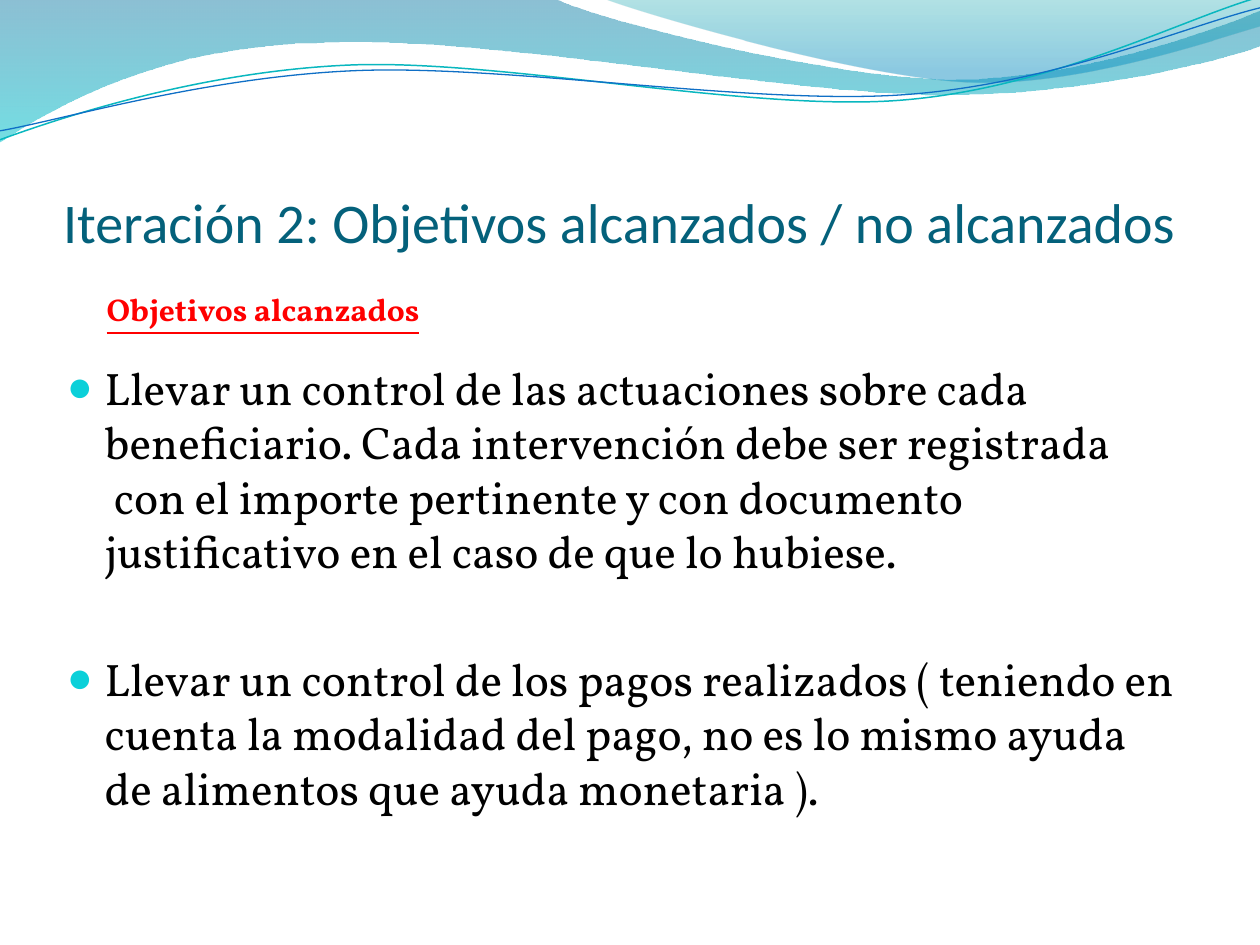
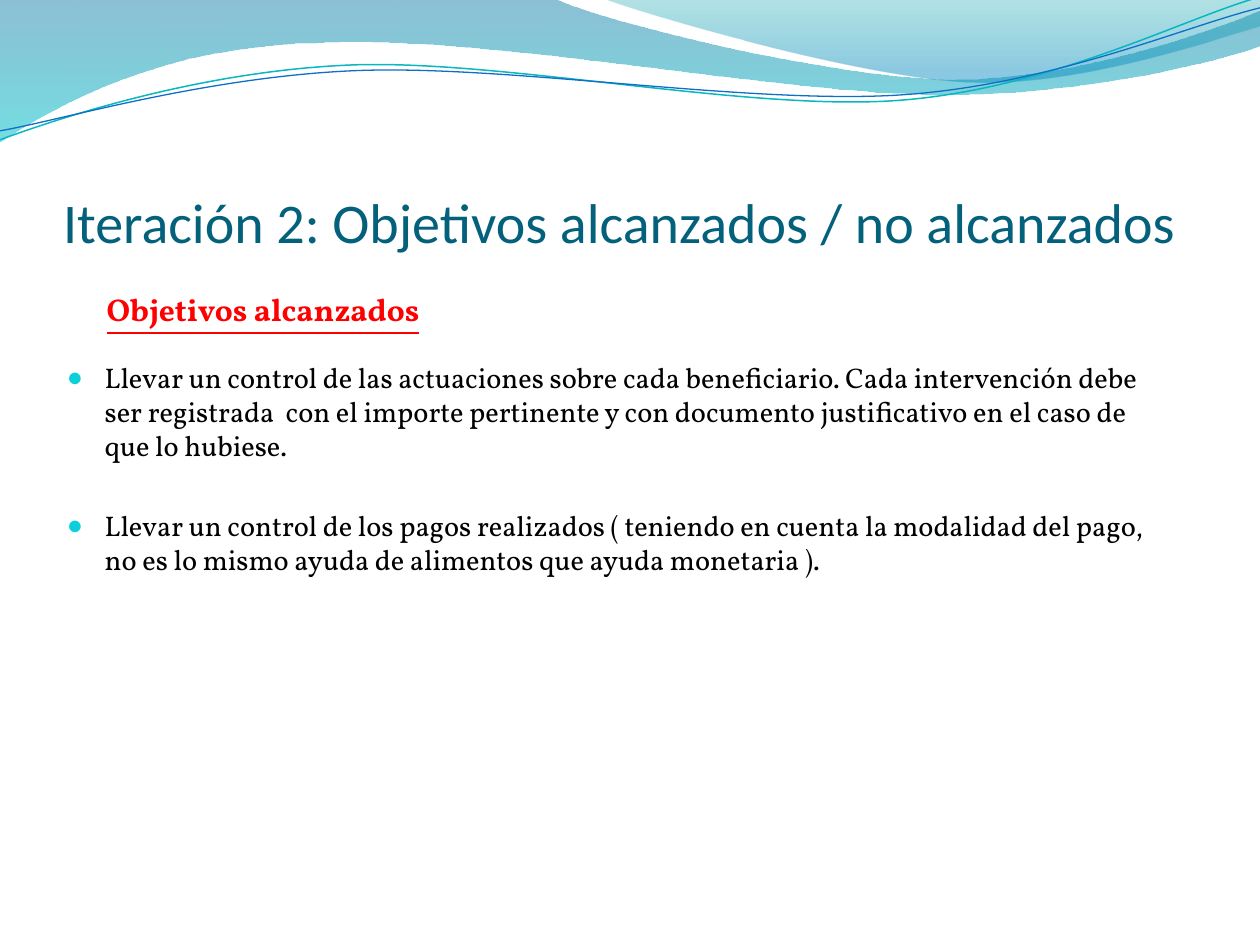
Before and after one commit to olmo/ISIII, a slide deck: slide 13 of Presentacion ISII.pptx. Drawn at 1260x945 pixels with LibreOffice and Linux fonts; fonts in the diff are those of the drawing; background and template pictures are left out. Boxes give left, top, right and bottom in pixels: in the first picture for what was removed or moved away, otherwise in the second. Text is boxed around its words. In the diff, an @@ line names an element or a change of style, - is before the commit and + after.

Commit message:
Presentacion

```diff
--- a/Presentacion ISII.pptx
+++ b/Presentacion ISII.pptx
@@ text "Llevar un control de las ..." at [105, 367, 1143, 577]: size 26 to 16.2 pt; less space between paragraphs @@
```
Also in this commit, not shown: 1 other slide changed, 1 slide added, 1 other file.
